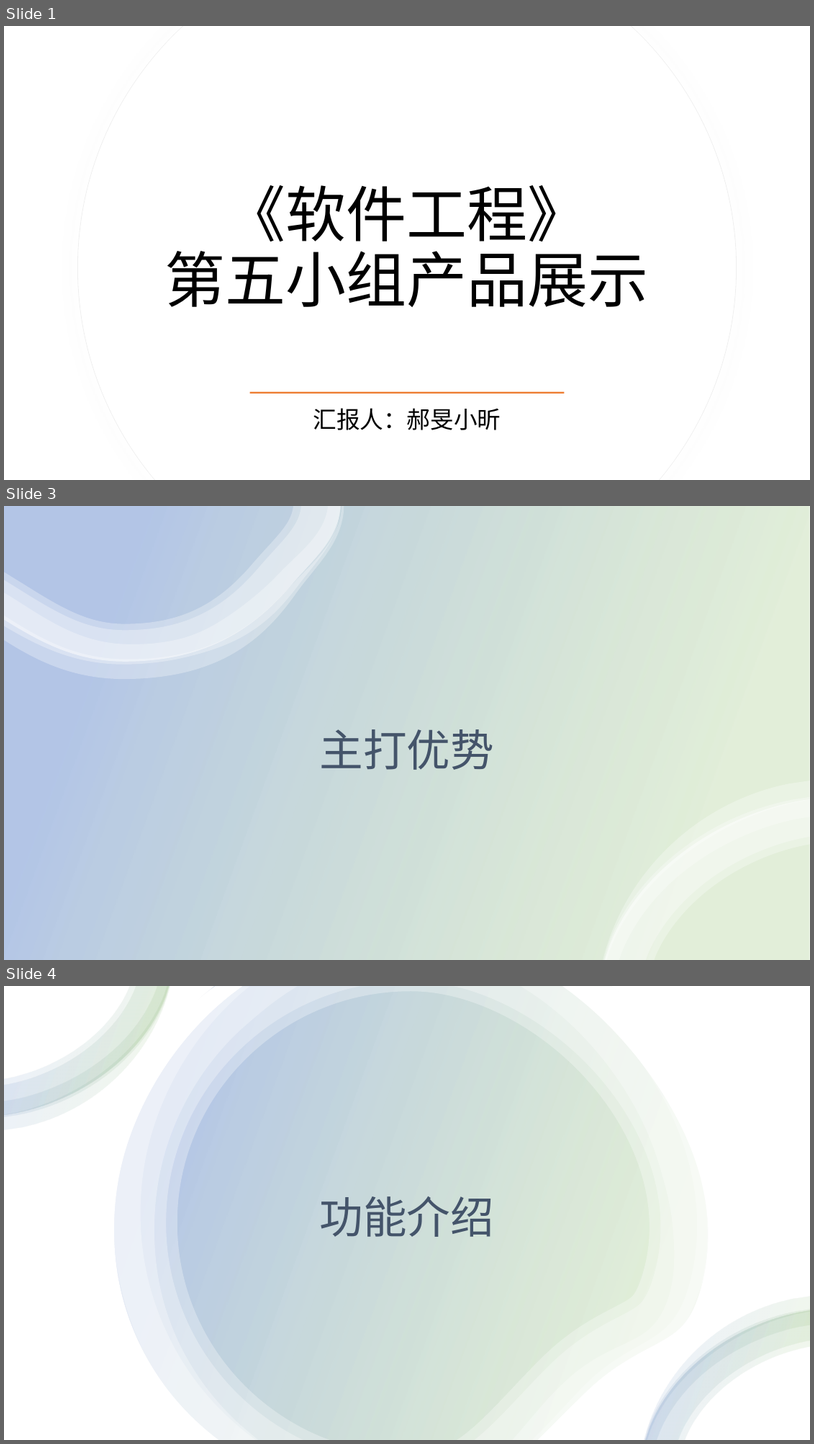
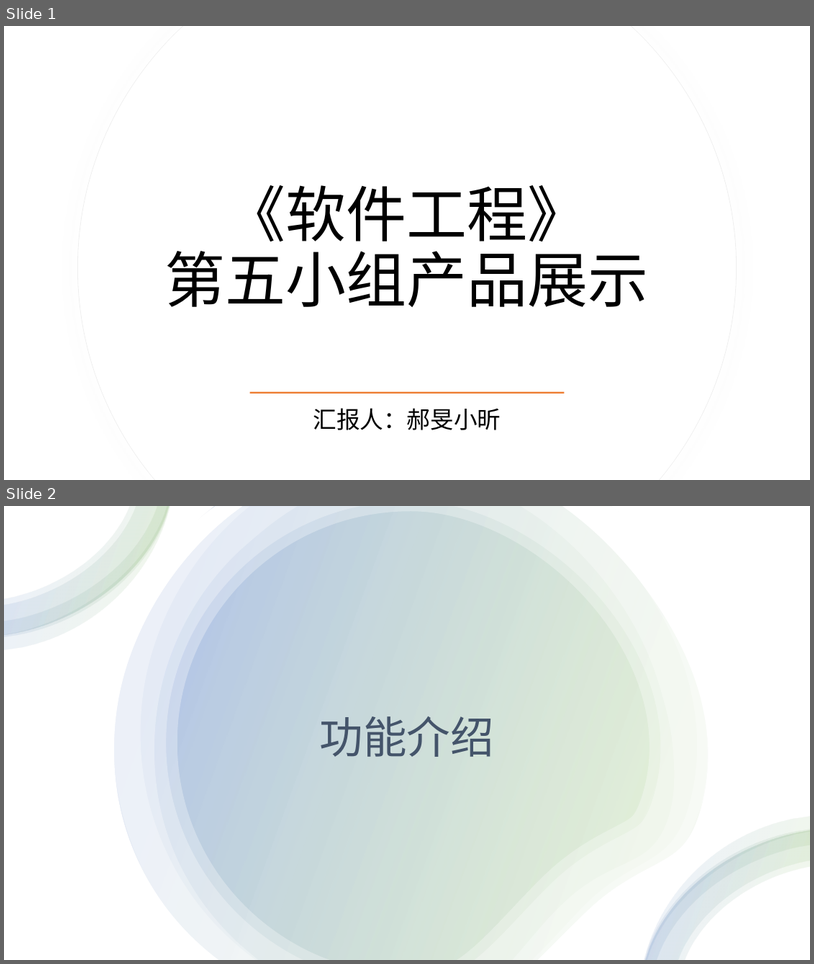
Before and after one commit to EmiseSam/Software-Engineering-2020Fall-iAccount, a slide deck: notes/结题KeyNote.pptx. Shown one above the other, each under a label of ours: slides 1, 3 and 4 before the commit, slides 1 and 2 after it; the slides between them are not shown. The pictures are 814x1444 and 814x964 pixels, drawn with LibreOffice and Linux fonts; fonts in the diff are those of the drawing. Boxes give left, top, right and bottom in pixels: in the first picture for what was removed or moved away, otherwise in the second. Text is boxed around its words. In the diff, an @@ line names an element or a change of style, - is before the commit and + after.

```diff
--- a/notes/结题KeyNote.pptx
+++ b/notes/结题KeyNote.pptx
@@ slide 3 removed at <box>4,506,810,960</box>, background #FFFFFF @@
@@ rectangle removed at <box>4,506,810,960</box> @@
@@ rectangle removed at <box>4,506,810,960</box> @@
@@ group removed at <box>4,506,345,679</box>: 4 freeform shapes @@
@@ title removed at <box>320,729,494,770</box> @@
-主打优势
@@ group removed at <box>604,780,810,960</box>: 4 freeform shapes @@
@@ what was slide 4 is now slide 2 @@
```
Also in this commit, not shown: 2 slides changed, 1 slide added, 1 other slide removed, 22 other files.
